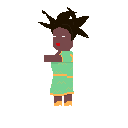
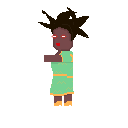
Before/after of a 128px x 128px layered artwork. What changed in the layer stack:
added layer "Layer 2" above "Layer 1" over left=51, top=27, right=73, bottom=55
